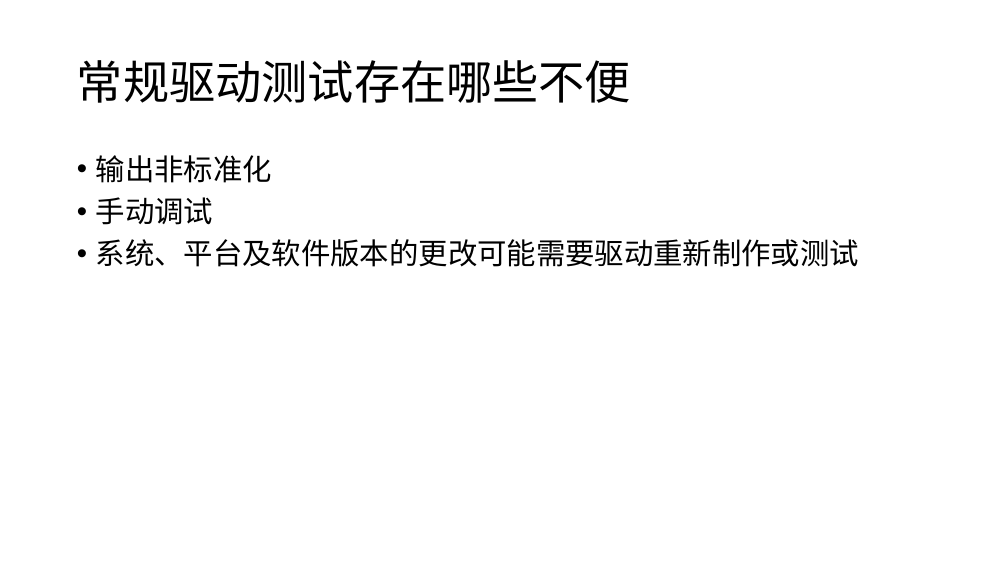
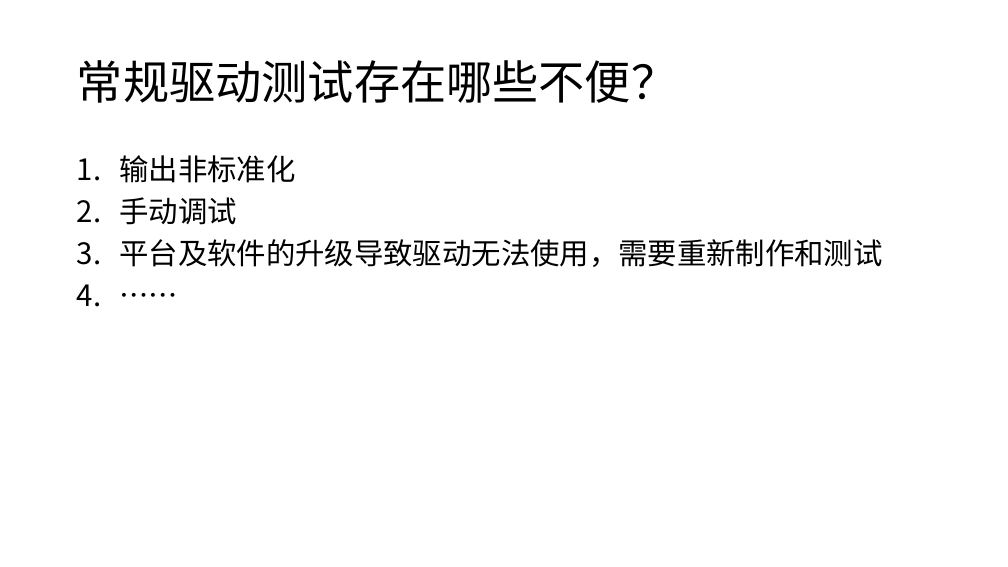
Before and after one commit to whitebkues1/ppt, a slide deck: slide 7 of xianzheng.pptx. Drawn at 1008x567 pixels with LibreOffice and Linux fonts; fonts in the diff are those of the drawing. Boxes give left, top, right and bottom in pixels: in the first picture for what was removed or moved away, otherwise in the second. Text is boxed around its words. In the diff, an @@ line names an element or a change of style, - is before the commit and + after.

```diff
--- a/xianzheng.pptx
+++ b/xianzheng.pptx
@@ title at box(77, 60, 678, 103): text changed @@
-常规驱动测试存在哪些不便
+常规驱动测试存在哪些不便？
@@ text at box(119, 155, 295, 225): bullet • to 1. @@
@@ text at box(119, 239, 882, 267): text changed @@
-• 系统、平台及软件版本的更改可能需要驱动重新制作或测试
+3. 平台及软件的升级导致驱动无法使用，需要重新制作和测试
+4. ……
```
Also in this commit, not shown: 3 other slides changed, 3 slides added, 4 other files.
